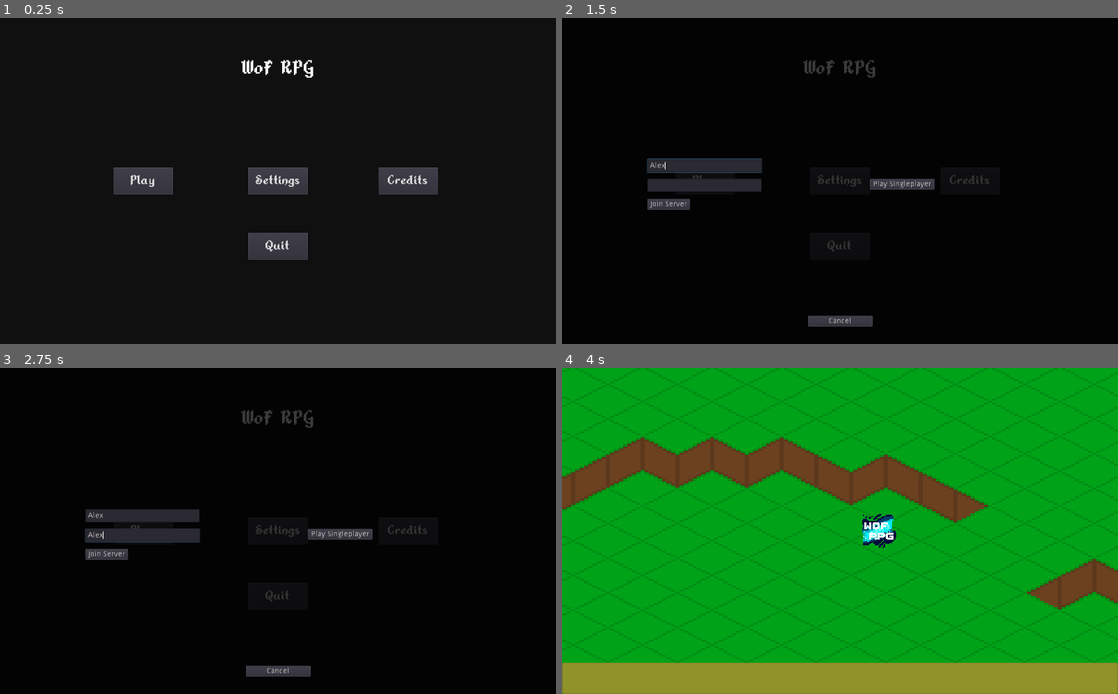
Above: before the commit, frames 1-4 (two rows, left to right).
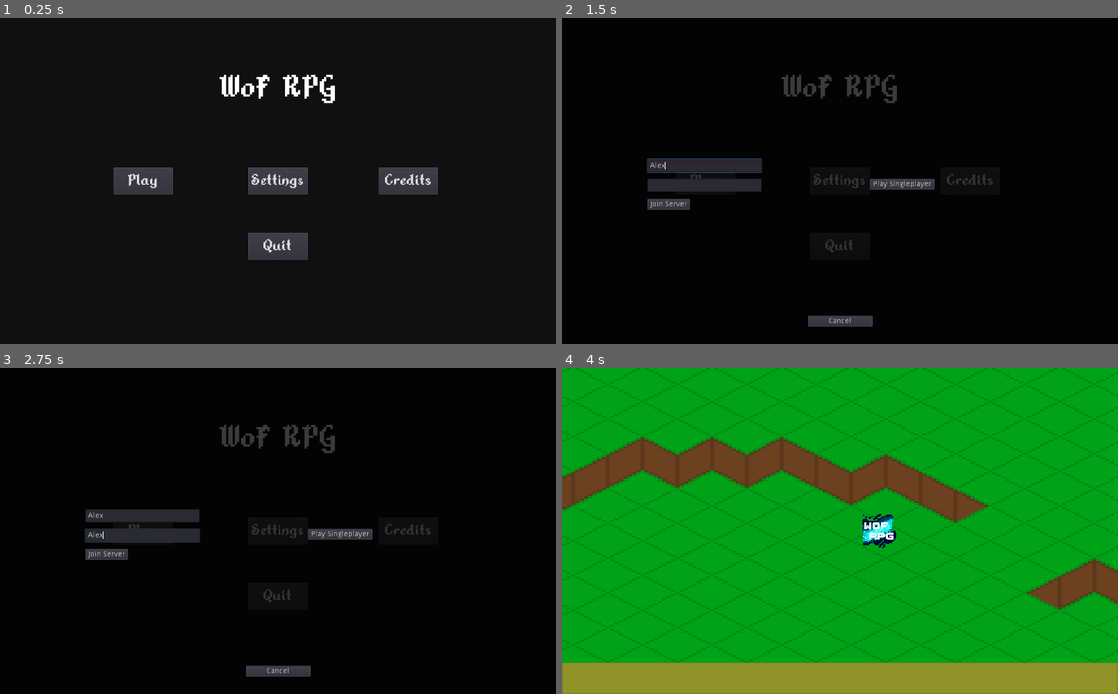
Above: after the commit, the same moments.

Repository: Animus-Surge/wof-rpg
Game: Godot game, scene res://scenes/loading_screen.tscn
The game is run twice, just before and just after one commit, with the same random seed, the same clock (stepped at 60 frames per second) and the same inputs.
Inputs (mouse positions are in pixels of both pictures, inside the frame that each line leads up to):
- Up to frame 1 (0.25 s): no input
- Up to frame 2 (1.5 s): click "Play" at 0.5 s; click (706, 164) at 1.27 s; type "Alex" at 1.35 s
- Up to frame 3 (2.75 s): click (144, 534) at 1.5 s; type "Alex" at 1.58 s; click "Play" at 2 s
- Up to frame 4 (4 s): click "Play Singleplayer" at 2.75 s; tap Enter at 3.5, 3.6 s; move the mouse to (962, 514) at 3.52 s; hold Right (ui_right) from 3.53 s (still down); click (962, 514) at 3.67 s

The runs differ from the first frame. In frame 1, 1.5% of the frame differs, in the area x 23-78%, y 12-72%; in frame 2, 1.1%; in frame 3, 1.1%; in frame 4, nothing differs.

Commit message:
Tooltip work

Diff:
--- a/data/test_save/world/object_objname2-objid.json
+++ b/data/test_save/world/object_objname2-objid.json
@@ -19,5 +19,6 @@
         "amount":85
       }
     ]
-  }
+  },
+  "tooltip_text":"Press [color=#fb0]F[/color] to search"
 }
--- a/data/test_save/world/object_objname3-objid.json
+++ b/data/test_save/world/object_objname3-objid.json
@@ -7,5 +7,6 @@
   "itype":"NPC",
   "data":{
     "id":"test_npc"
-  }
+  },
+  "tooltip_text":"Press [color=#fb0]F[/color] to talk"
 }
--- a/data/test_save/world/object_objname_objid.json
+++ b/data/test_save/world/object_objname_objid.json
@@ -8,5 +8,6 @@
   "hp":100,
   "regen":false,
   "regen_cooldown":1.0,
-  "regen_rate":1.0
+  "regen_rate":1.0,
+  "tooltip_text":"Basic Enemy"
 }
--- a/objects/entity/player.tscn
+++ b/objects/entity/player.tscn
@@ -12,6 +12,7 @@
 
 [node name="player" type="KinematicBody2D"]
 script = ExtResource( 1 )
+tooltip_text = "[color=#0ff]You[/color]"
 
 [node name="Sprite" type="Sprite" parent="."]
 scale = Vector2( 0.03, 0.03 )
--- a/objects/ui/font-px-size1.tres
+++ b/objects/ui/font-px-size1.tres
@@ -3,5 +3,5 @@
 [ext_resource path="res://assets/fonts/Alkhemikal.ttf" type="DynamicFontData" id=1]
 
 [resource]
-size = 40
+size = 64
 font_data = ExtResource( 1 )
--- a/objects/ui/font-px-size3.tres
+++ b/objects/ui/font-px-size3.tres
@@ -3,5 +3,5 @@
 [ext_resource path="res://assets/fonts/Alkhemikal.ttf" type="DynamicFontData" id=1]
 
 [resource]
-size = 28
+size = 32
 font_data = ExtResource( 1 )
--- a/objects/ui/font-px-size2.tres
+++ b/objects/ui/font-px-size4.tres
@@ -3,5 +3,4 @@
 [ext_resource path="res://assets/fonts/Alkhemikal.ttf" type="DynamicFontData" id=1]
 
 [resource]
-size = 20
 font_data = ExtResource( 1 )
--- a/objects/ui/inv_item.tscn
+++ b/objects/ui/inv_item.tscn
@@ -1,7 +1,7 @@
 [gd_scene load_steps=5 format=2]
 
 [ext_resource path="res://scripts/ui/inventory_item.gd" type="Script" id=1]
-[ext_resource path="res://objects/ui/font-px-size2.tres" type="DynamicFont" id=2]
+[ext_resource path="res://objects/ui/font-px-size4.tres" type="DynamicFont" id=2]
 [ext_resource path="res://assets/textures/ui/panel.png" type="Texture" id=3]
 
 [sub_resource type="StyleBoxTexture" id=1]
--- a/objects/ui/uitheme.tres
+++ b/objects/ui/uitheme.tres
@@ -1,6 +1,6 @@
-[gd_resource type="Theme" load_steps=21 format=2]
+[gd_resource type="Theme" load_steps=20 format=2]
 
-[ext_resource path="res://objects/ui/font-px-size2.tres" type="DynamicFont" id=1]
+[ext_resource path="res://objects/ui/font-px-size4.tres" type="DynamicFont" id=1]
 [ext_resource path="res://assets/textures/ui/panel.png" type="Texture" id=2]
 
 [sub_resource type="StyleBoxTexture" id=1]
@@ -78,18 +78,8 @@
 margin_bottom = 3.0
 modulate_color = Color( 1, 0.741176, 0.231373, 1 )
 
-[sub_resource type="StyleBoxTexture" id=18]
-texture = ExtResource( 2 )
-region_rect = Rect2( 0, 0, 32, 32 )
-margin_left = 3.0
-margin_right = 3.0
-margin_top = 3.0
-margin_bottom = 3.0
-modulate_color = Color( 1, 0.666667, 0.262745, 1 )
-
 [resource]
 default_font = ExtResource( 1 )
-Button/fonts/font = ExtResource( 1 )
 Button/styles/disabled = SubResource( 1 )
 Button/styles/focus = SubResource( 2 )
 Button/styles/hover = SubResource( 3 )
@@ -109,8 +99,5 @@
 PopupPanel/styles/panel = SubResource( 17 )
 ProgressBar/colors/font_color = Color( 0.94, 0.94, 0.94, 1 )
 ProgressBar/colors/font_color_shadow = Color( 0, 0, 0, 1 )
-ProgressBar/fonts/font = ExtResource( 1 )
 ProgressBar/styles/bg = null
 ProgressBar/styles/fg = null
-TooltipLabel/colors/font_color = Color( 1, 1, 1, 1 )
-TooltipPanel/styles/panel = SubResource( 18 )
--- a/scenes/loading_screen.tscn
+++ b/scenes/loading_screen.tscn
@@ -25,8 +25,8 @@
 anchor_top = 1.0
 anchor_bottom = 1.0
 margin_left = 40.0
-margin_top = -70.0
-margin_right = 188.0
-margin_bottom = -30.0
+margin_top = -95.0
+margin_right = 272.0
+margin_bottom = -31.0
 custom_fonts/font = ExtResource( 2 )
 text = "Loading..."
--- a/scenes/map.tscn
+++ b/scenes/map.tscn
@@ -7,6 +7,10 @@
 [ext_resource path="res://objects/ui/uitheme.tres" type="Theme" id=5]
 [ext_resource path="res://assets/textures/ui/panel.png" type="Texture" id=6]
 [ext_resource path="res://scripts/ui/interaction_button.gd" type="Script" id=7]
+[ext_resource path="res://objects/ui/font-px-size3.tres" type="DynamicFont" id=8]
+[ext_resource path="res://objects/ui/font-px-size4.tres" type="DynamicFont" id=9]
+[ext_resource path="res://scripts/ui/tooltiphandler.gd" type="Script" id=10]
+[ext_resource path="res://scripts/entity/entity.gd" type="Script" id=11]
 
 [sub_resource type="TileSet" id=1]
 0/name = "Temp Tile"
@@ -38,6 +42,8 @@
 1/shapes = [  ]
 1/z_index = 0
 
+[sub_resource type="CircleShape2D" id=6]
+
 [sub_resource type="StyleBoxFlat" id=2]
 bg_color = Color( 0, 0, 0, 0.509804 )
 
@@ -60,7 +66,7 @@
 margin_right = 2.97061
 margin_top = 2.97061
 margin_bottom = 2.45399
-modulate_color = Color( 0.501961, 0.352941, 0, 1 )
+modulate_color = Color( 1, 0.733333, 0.121569, 0.717647 )
 
 [node name="map" type="Node2D"]
 script = ExtResource( 1 )
@@ -76,6 +82,17 @@
 
 [node name="YSort" type="YSort" parent="."]
 
+[node name="BasicEntity" type="KinematicBody2D" parent="YSort"]
+position = Vector2( -80, -52 )
+script = ExtResource( 11 )
+__meta__ = {
+"_edit_group_": true
+}
+tooltip_text = "Basic Entity"
+
+[node name="CollisionShape2D" type="CollisionShape2D" parent="YSort/BasicEntity"]
+shape = SubResource( 6 )
+
 [node name="UILayer" type="CanvasLayer" parent="."]
 layer = 0
 
@@ -232,10 +249,11 @@
 [node name="title_card" type="Label" parent="UILayer/ui_root/player_inventory"]
 anchor_left = 0.5
 anchor_right = 0.5
-margin_left = -40.5
-margin_top = -15.0
-margin_right = 40.5
-margin_bottom = 15.0
+margin_left = -60.0
+margin_top = -16.0
+margin_right = 60.0
+margin_bottom = 26.0
+custom_fonts/font = ExtResource( 8 )
 custom_styles/normal = SubResource( 4 )
 text = "Inventory"
 
@@ -269,6 +287,7 @@
 margin_top = -15.0
 margin_right = -18.5004
 margin_bottom = 15.0
+custom_fonts/font = ExtResource( 8 )
 custom_styles/normal = SubResource( 4 )
 text = "Container Name"
 align = 1
@@ -334,15 +353,16 @@
 margin_top = 0.199951
 
 [node name="tooltiplabel" type="RichTextLabel" parent="UILayer/ui_root"]
-visible = false
 margin_right = 215.0
-margin_bottom = 26.0
+margin_bottom = 22.0
+custom_fonts/normal_font = ExtResource( 9 )
 custom_styles/normal = SubResource( 5 )
 bbcode_enabled = true
 bbcode_text = "Press [color=#fb0]F[/color] to interact"
 text = "Press F to interact"
 fit_content_height = true
 scroll_active = false
+script = ExtResource( 10 )
 
 [connection signal="pressed" from="UILayer/ui_root/pausemenu/resume" to="UILayer/ui_root" method="unpause"]
 [connection signal="pressed" from="UILayer/ui_root/pausemenu/settings" to="UILayer/ui_root" method="settings"]
--- a/scenes/menus.tscn
+++ b/scenes/menus.tscn
@@ -32,10 +32,10 @@
 [node name="Label" type="Label" parent="bg"]
 anchor_left = 0.5
 anchor_right = 0.5
-margin_left = -68.5
-margin_top = 72.0
-margin_right = 68.5
-margin_bottom = 112.0
+margin_left = -108.0
+margin_top = 96.0
+margin_right = 108.0
+margin_bottom = 160.0
 custom_fonts/font = ExtResource( 2 )
 text = "WoF RPG"
 
--- a/scripts/entity/entity.gd
+++ b/scripts/entity/entity.gd
@@ -18,6 +18,7 @@
 export(float) var collider_size = 10.0
 export(Shape2D) var custom_collider
 export(Texture) var texture
+export(String, MULTILINE) var tooltip_text
 
 func _ready():
 	var sprite = Sprite.new()
@@ -43,10 +44,11 @@
 	if intersections.size() > 0:
 		var intersection = intersections[0]
 		if intersection.collider == self:
-			print(type)
 			mouse_over = true
+			pstate.hovering_over = self
 	else:
 		mouse_over = false
+		pstate.hovering_over = null # TODO: check for multiple hovers
 
 func _input(event):
 	emit_signal("sys_input", event)
--- a/scripts/global/maproot.gd
+++ b/scripts/global/maproot.gd
@@ -75,6 +75,7 @@
 	obj.collideable = data.collideable
 	obj.texture = load(data.texture_path) if !data.texture_path.empty() else null
 	obj.position = Vector2(data.position.x, data.position.y)
+	obj.tooltip_text = data.tooltip_text
 	$YSort.add_child(obj)
 
 func save(_save_name):
--- /dev/null
+++ b/scripts/ui/tooltiphandler.gd
@@ -0,0 +1,23 @@
+extends RichTextLabel
+
+##########################
+# TOOLTIP MANAGER SCRIPT #
+##########################
+#
+# Handles everything with the tooltip system
+#
+
+func _ready():
+	hide()
+
+func _process(_delta):
+	if gstate.is_paused:
+		hide()
+		return
+	rect_position = get_parent().get_local_mouse_position()
+
+	if pstate.hovering_over:
+		bbcode_text = pstate.hovering_over.tooltip_text
+		show()
+	else:
+		hide()
Not shown: 1 places in scenes/map.tscn that only renumber resources
